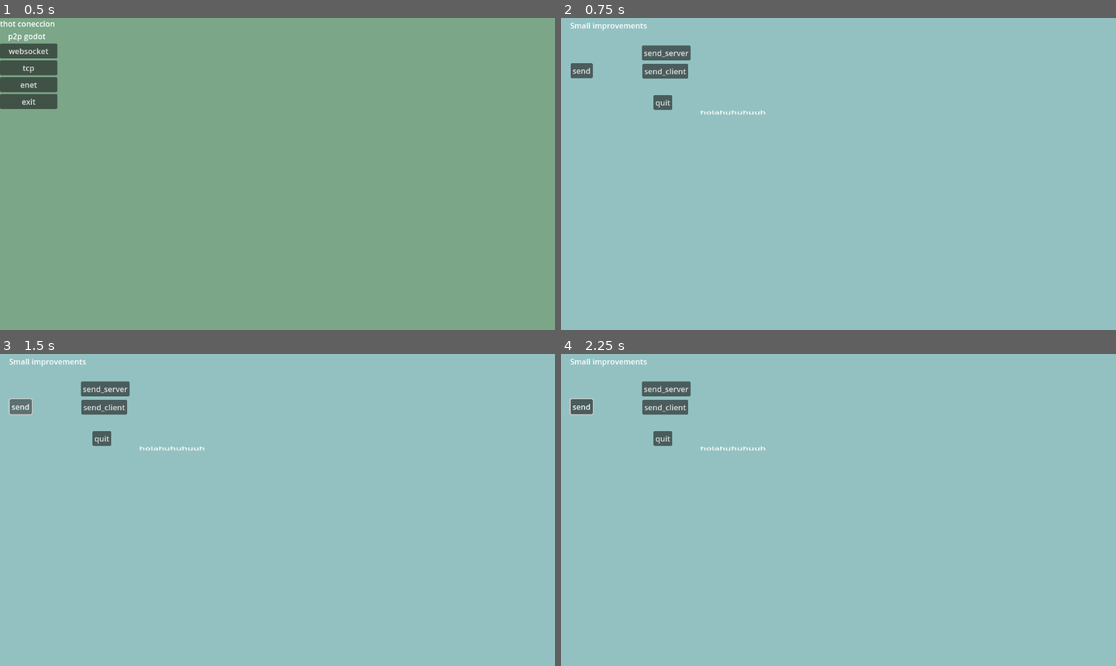
Above: before the commit, frames 1-4 (two rows, left to right).
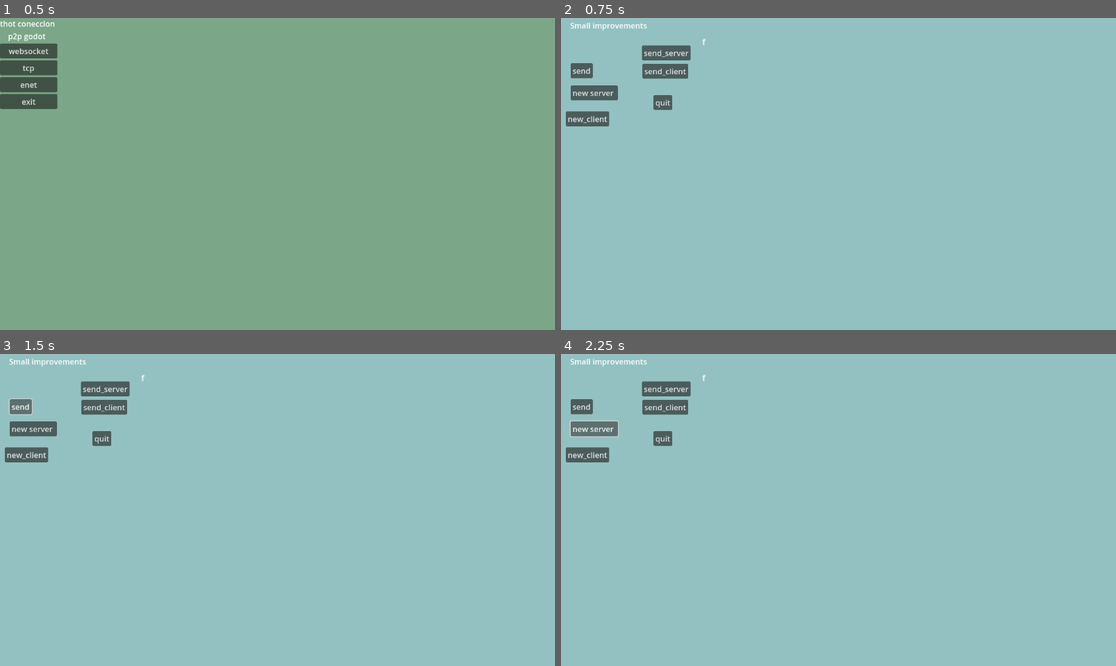
Above: after the commit, the same moments.

Repository: emagood/Thot-P2P
Game: Godot game, scene res://menu.tscn
Same seed, same stepped clock (60 frames per second), same inputs: the game is played once before the commit and once after it.
Inputs (mouse positions are in pixels of both pictures, inside the frame that each line leads up to):
- Up to frame 1 (0.5 s): no input
- Up to frame 2 (0.75 s): click "tcp" at 0.5 s
- Up to frame 3 (1.5 s): click "send" at 1.25 s
- Up to frame 4 (2.25 s): click (594, 428) at 2 s, where only the run after the commit has a clickable "new server"

Frame 1 is identical in both runs. In frame 2, 0.9% of the frame differs, in the area x 0-37%, y 6-35%; in frame 3, 0.9%; in frame 4, 1.0%.

Commit message:
add
tcp pulido

Diff:
--- a/project.godot
+++ b/project.godot
@@ -12,7 +12,7 @@
 
 config/name="thot-p2p"
 run/main_scene="res://menu.tscn"
-config/features=PackedStringArray("4.4", "Mobile")
+config/features=PackedStringArray("4.3", "Mobile")
 config/icon="res://icon.svg"
 
 [file_customization]
--- a/prueba_tcp.gd
+++ b/prueba_tcp.gd
@@ -11,46 +11,21 @@
 
 func _ready():
 	get_tree().set_multiplayer(multiplayer, self.get_path())
-
-	pass
-
-## client  ########################################
-
-	network_client = NetworkClient.new(address, port)
-
-	network_client.data_received.connect(
-		func(data):
-			print("Client received data: "+str(data))
-			network_client.send_data("Hello Server")
-	)
-	add_child(network_client)
+	network_server = NetworkServer.new()
+	network_client = NetworkClient.new()
+	#pass
 
 
 
-##  server ###################################
 
-	network_server = NetworkServer.new(address, port)
-	network_server.client_connected.connect(peer_conect)
-		#func(player_id):
-			#self.player_id = player_id
-			#print("Server has connection for id: "+str(player_id))
-			#network_server.send_data(player_id, "Hello Client")
-	#)
-	network_server.client_disconnected.connect(peer_disconnect)
-		#func(player_id):
-			#print("Server has disconnection for id: "+str(player_id))
-	#)
-	network_server.data_received.connect(data_server)
-		#func(player_id, data):
-			#print("Server received data from ("+str(player_id)+"): "+str(data))
-	add_child(network_server)
+
 
  ############### signal server
 func data_server(peer,data):
 	var lavel = Label.new()
-	lavel.text = str(" recibido del from funcion conect godot  ("+str(peer) + "): " + str(data))
+	lavel.text = str(" recibido , el server tiene  ("+str(peer) + "): " + str(data))
 	plano.add_child(lavel)
-	print("Server received data from funcion conect godot  ("+str(peer) + "): " + str(data))
+	print("Server recibio de cliente  ("+str(peer) + "): " + str(data))
 	pass
 ########################################
 func peer_disconnect(peer):
@@ -70,6 +45,28 @@
 	pass
 	##############################################
 
+
+ ############### signal cliente
+func data_client(data):
+	var lavel = Label.new()
+	lavel.text = str("hola soy cliente recibi estov del server   ("+ str(data))
+	plano.add_child(lavel)
+	print("cliente recibe (" + str(data))
+	pass
+
+func server_fail():
+	var lavel = Label.new()
+	lavel.text = ("error server no encontrado")
+	plano.add_child(lavel)
+	print("Server no encontrado")
+	pass
+
+func server_ok():
+	var lavel = Label.new()
+	lavel.text = ("conectado al server ")
+	plano.add_child(lavel)
+	print("Server status OK")
+	pass
 
 
 func _on_button_pressed() -> void:
@@ -131,3 +128,42 @@
 func _on_quit_pressed() -> void:
 	queue_free()
 	pass # Replace with function body.
+
+
+func _on_crea_srver_pressed() -> void:
+	##  server ###################################
+
+	network_server = NetworkServer.new(address, port)
+	network_server.client_connected.connect(peer_conect)
+		#func(player_id):
+			#self.player_id = player_id
+			#print("Server has connection for id: "+str(player_id))
+			#network_server.send_data(player_id, "Hello Client")
+	#)
+	network_server.client_disconnected.connect(peer_disconnect)
+		#func(player_id):
+			#print("Server has disconnection for id: "+str(player_id))
+	#)
+	network_server.data_received.connect(data_server)
+		#func(player_id, data):
+			#print("Server received data from ("+str(player_id)+"): "+str(data))
+	add_child(network_server)
+	pass # Replace with function body.
+
+
+func _on_crea_client_pressed() -> void:
+	## client  ########################################
+
+	network_client = NetworkClient.new(address, port)
+
+	network_client.connection_failed.connect(server_fail)
+
+	network_client.connection_successful.connect(server_ok)
+
+	network_client.data_received.connect(data_client)
+		#func(data):
+			#print("Client received data: "+str(data))
+			#network_client.send_data("Hello Server")
+	#)
+	add_child(network_client)
+	pass # Replace with function body.
--- a/prueba_tcp.tscn
+++ b/prueba_tcp.tscn
@@ -11,13 +11,12 @@
 anchors_preset = 15
 anchor_right = 1.0
 anchor_bottom = 1.0
-offset_left = -250.0
-offset_top = -250.0
-offset_right = 250.0
-offset_bottom = 250.0
+offset_left = -114.0
+offset_top = -153.0
+offset_right = 1277.0
+offset_bottom = 772.0
 grow_horizontal = 2
 grow_vertical = 2
-scale = Vector2(21.56, 5.56)
 size_flags_horizontal = 3
 size_flags_vertical = 3
 
@@ -36,23 +35,29 @@
 anchors_preset = 15
 anchor_right = 1.0
 anchor_bottom = 1.0
-offset_left = 25.0
-offset_top = 49.0
-offset_right = 40.0
-offset_bottom = 49.0
+offset_left = 407.0
+offset_top = 190.0
+offset_right = -429.0
+offset_bottom = -520.0
 grow_horizontal = 2
 grow_vertical = 2
-scale = Vector2(0.055, 0.125)
+scale = Vector2(1.17, 1.07)
+horizontal_scroll_mode = 3
 
 [node name="plano" type="VBoxContainer" parent="Control/ScrollContainer"]
 layout_mode = 2
 size_flags_horizontal = 3
 size_flags_vertical = 3
-alignment = 1
 
 [node name="Label" type="Label" parent="Control/ScrollContainer/plano"]
+clip_contents = true
 layout_mode = 2
-text = "holahuhuhuuh"
+size_flags_vertical = 0
+size_flags_stretch_ratio = 3.37
+text = "f
+
+"
+justification_flags = 0
 
 [node name="Button" type="Button" parent="."]
 offset_left = 20.0
@@ -89,7 +94,23 @@
 offset_bottom = 191.0
 text = "quit"
 
+[node name="crea_srver" type="Button" parent="."]
+offset_left = 20.0
+offset_top = 140.0
+offset_right = 118.0
+offset_bottom = 171.0
+text = "new server "
+
+[node name="crea_client" type="Button" parent="."]
+offset_left = 10.0
+offset_top = 194.0
+offset_right = 100.0
+offset_bottom = 225.0
+text = "new_client"
+
 [connection signal="pressed" from="Button" to="." method="_on_button_pressed"]
 [connection signal="pressed" from="only_client" to="." method="_on_only_client_pressed"]
 [connection signal="pressed" from="only_server" to="." method="_on_only_server_pressed"]
 [connection signal="pressed" from="quit" to="." method="_on_quit_pressed"]
+[connection signal="pressed" from="crea_srver" to="." method="_on_crea_srver_pressed"]
+[connection signal="pressed" from="crea_client" to="." method="_on_crea_client_pressed"]
--- a/thot/tcp/cliente_custom.gd
+++ b/thot/tcp/cliente_custom.gd
@@ -22,6 +22,7 @@
 var address: String
 var port: int
 
+
 signal data_received(data)
 signal connection_successful
 signal connection_failed
@@ -41,12 +42,15 @@
 	_check_connection_status(client_data.connection.get_status())
 
 func _ready() -> void:
+	if connected:
+		emit_signal("connection_successful")
 	pass
 	#get_tree().set_multiplayer(multiplayer, self.get_path())
 
 	#multiplayer.peer_connected.connect(_peer_connected)
 
 func _process(delta):
+
 	if client_data == null:
 		return
 
@@ -113,8 +117,9 @@
 func _connection_failed():
 	print("[CLIENT] Couldn't connect to " + address + ":" + str(port))  #quitar usar // aqui no //# push_error
 	connected = false
+	emit_signal("connection_failed")
+
 	client_data.queue_free()
-	emit_signal("connection_failed")
 
 func send_data(data):
 	if connected:
